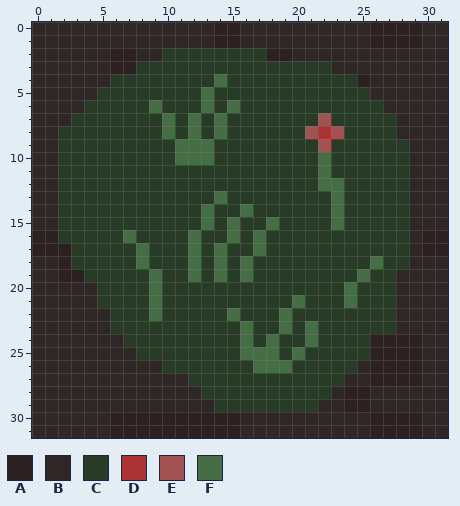
Pixel-art sprite -- client/assets/tiles/floor_grasspatch.png. Above, as it was before the edit.
The file is 32x32 pixels. Colours within 5 levels of each other are drawn and written as one.
Palette (. is transparent): A #2c2020  B #2f2725  C #273b27  D #aa3333  E #a25252  F #456e45
Pixels before, first column x 0:
 0 BBBBBBBBBBBBBBAABBBBBBBBBBAAAABB
 1 BBBBBBBBBBBBBBAABBBBBBBBBBAAAABB
 2 BBBBBBAABBCCCCCCCCAABBBBBBBBBBBB
 3 BBBBBBAACCCCCCCCCCCCCCCBBBBBBBBB
 4 BBBBBBCCCCCCCCFCCCCCCCCCCABBBBBB
 5 BBBBBCCCCCCCCFCCCCCCCCCCCCBBBBBB
 6 BBBBCCCCCFCCCFCFCCCCCCCCCCCBBBBB
 7 BBBCCCCCCCFCFCFCCCCCCCECCCCCBBBB
 8 BBCCCCCCCCFCFCFCCCCCCEDECCCCBBBB
 9 BBCCCCCCCCCFFFCCCCCCCCECCCCCCBBB
10 BBCCCCCCCCCFFFCCCCCCCCFCCCCCCBBB
11 BBCCCCCCCCCCCCCCCCCCCCFCCCCCCBBB
12 BBCCCCCCCCCCCCCCCCCCCCFFCCCCCBBB
13 BBCCCCCCCCCCCCFCCCCCCCCFCCCCCBBB
14 BBCCCCCCCCCCCFCCFCCCCCCFCCCCCBBB
15 BBCCCCCCCCCCCFCFCCFCCCCFCCCCCBBB
16 AACCCCCFCCCCFCCFCFCCCCCCCCCCCBAA
17 AAACCCCCFCCCFCFCCFCCCCCCCCCCCBAA
18 BBACCCCCFCCCFCFCFCCCCCCCCCFCCBBB
19 BBAACCCCCFCCFCFCFCCCCCCCCFCCBBBB
20 BBBBBCCCCFCCCCCCCCCCCCCCFCCCBBBB
21 BBBBBCCCCFCCCCCCCCCCFCCCFCCCBBBB
22 BBBBBBCCCFCCCCCFCCCFCCCCCCCCBBBB
23 BBBBBBCCCCCCCCCCFCCFCFCCCCCCBBBB
24 BBBBBBBCCCCCCCCCFCFCCFCCCCAAAABB
25 BBBBBBBBCCCCCCCCFFFCFCCCCCAAAABB
26 BBBBBBBBBBCCCCCCCFFFCCCCCBAAAABB
27 BBBBBBBBBBBBCCCCCCCCCCCCBBAAAABB
28 BBBBBBBBBBBBBCCCCCCCCCCBAABBBBBB
29 BBBBBBBBBBBBBBCCCCCCCCBBAABBBBBB
30 BBBBBBAAAAAAAAAABBBBBBBBBBAAAABB
31 BBBBBBAAAAAAAAAABBBBBBBBBBAAAABB
After:
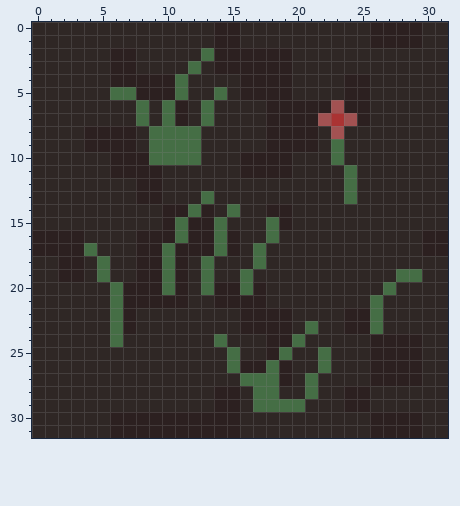
Diff:
Changed rows in their new state; - is an unchanged pixel.
first column x 2:
 2 --------BBBFAAAA------------
 3 ------BBBBFBAAAAAABBB-------
 4 ----AAAAAFBBBBAAAABBBBA-----
 5 ---BFFAAAFBBFBAAAABBBBAA----
 6 --BBBBFBFAB-BBBBAAAAAEAAB---
 7 -BBBBBFB-ABFBBBBAAAA-DEABB--
 8 BBAAAABF-F-BBBBBAAAAB-BBBB--
 9 BBAAAABFF--BBBBBAAAABFBBBBB-
10 BBBBAAAFF--BBBAAAABBBFBBBBB-
11 BBBBAAAABBBBBBAAAABBBBFBBBB-
12 BBBBBBAABBBBBBBBBBBBBBFBBBB-
13 BBBBBBAABBBFBBBBBBBBBBFBBBB-
14 BBBBBBBBAAFABFBBAABBBBBBBBB-
15 BBBBBBBBAFAAFBBB-ABBBBBBBBB-
16 AABBBBAAAFAAFABBFBBBBBBBBBB-
17 -AFBBBAAFAAA-AB-BBBBBBBBBBB-
18 -ABFBBAAFABFBBBFBBBBBBBBBBB-
19 --BFBBAAFABFBB-BBBBBBBBBBBFF
20 ---BFAAAFABFAAFABBBBBBBBBF--
21 ---BFAAAAABBAAAABBBBBBBBFB--
22 ----FABBBBBBBBAAAABBBBAAFB--
23 ----FABBBBBBBBAAAAB-BBAAFB--
24 ----FBBBBBBBFBBBAAFBBBBB----
25 ------BBBBBBBFBBAFBBFBBB----
26 --------BBBBBFAA-ABBFBB-----
27 ----------BBBBFFFABFBB------
28 -----------BAABFFBBFB-------
29 ------------AABFFFFB--------
